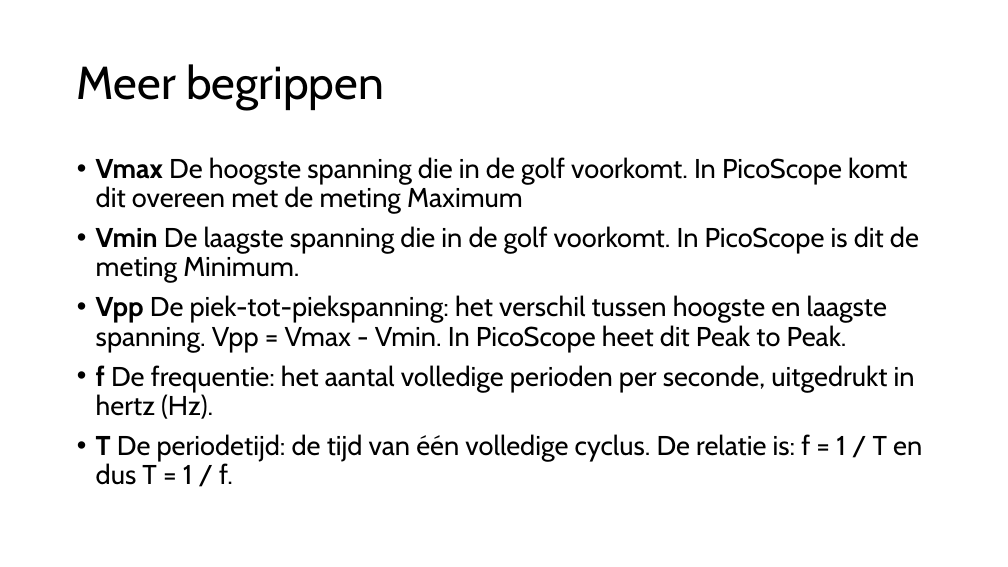
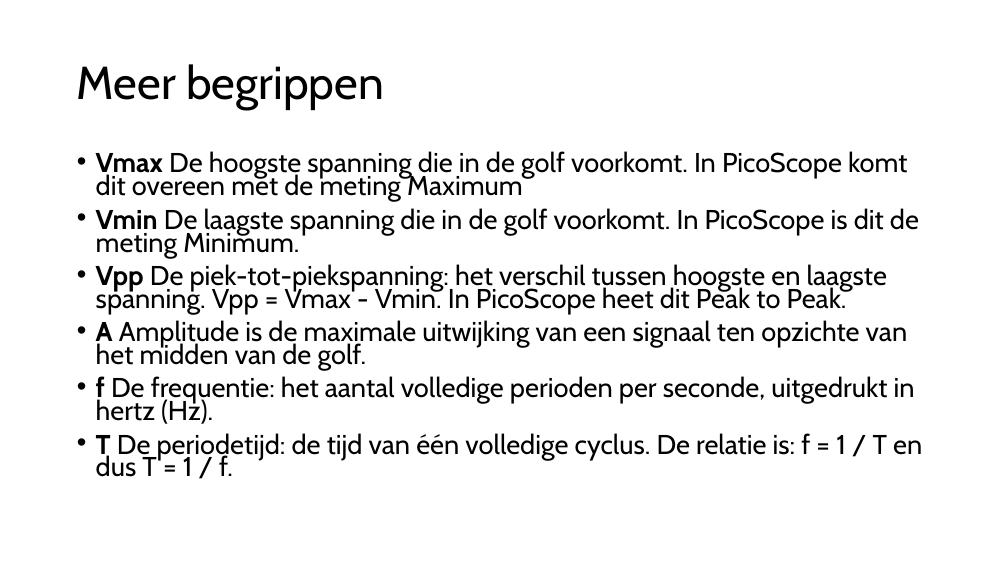
Before and after one commit to HU-TI-DEV/TI-S2, a slide deck: slide 6 of slides/S2_picoscope.pptx. Drawn at 1008x567 pixels with LibreOffice and Linux fonts; fonts in the diff are those of the drawing. Boxes give left, top, right and bottom in pixels: in the first picture for what was removed or moved away, otherwise in the second. Text is boxed around its words. In the diff, an @@ line names an element or a change of style, - is before the commit and + after.

Commit message:
added amplitude

```diff
--- a/slides/S2_picoscope.pptx
+++ b/slides/S2_picoscope.pptx
@@ text at [96, 151, 922, 477]: line spacing 0.9 to 0.7 @@
@@ text at [96, 320, 907, 370]: paragraph added @@
+• A Amplitude is de maximale uitwijking van een signaal ten opzichte van het midden van de golf.
```
